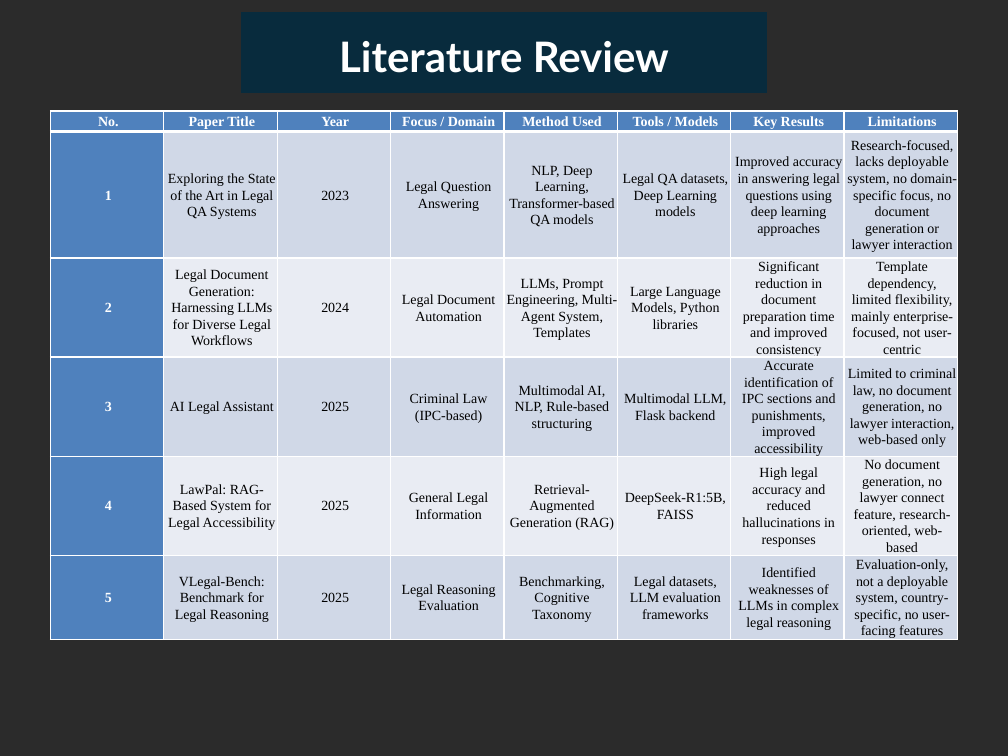
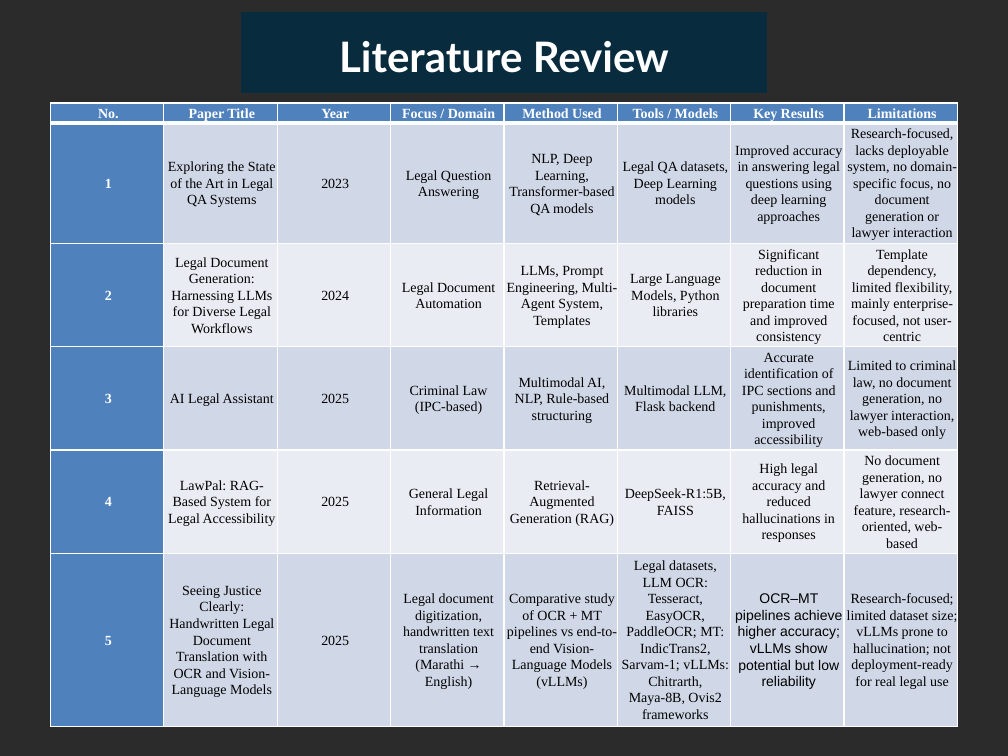
Before and after one commit to devdansty/LegalMatepk-, a slide deck: slide 7 of Documentation/presentation/07.1 - Progress Presentation_SDP1 - Filled.pptx. Drawn at 1008x756 pixels with LibreOffice and Linux fonts; fonts in the diff are those of the drawing; background and template pictures are left out; a plain dark background stands for a picture behind light text. Boxes give left, top, right and bottom in pixels: in the first picture for what was removed or moved away, otherwise in the second. Text is boxed around its words. In the diff, an @@ line names an element or a change of style, - is before the commit and + after.

Commit message:
modified presentation

```diff
--- a/Documentation/presentation/07.1 - Progress Presentation_SDP1 - Filled.pptx
+++ b/Documentation/presentation/07.1 - Progress Presentation_SDP1 - Filled.pptx
@@ table at (50,103,954,746) @@
-row 6: 5 | VLegal-Bench: Benchmark for Legal Reasoning | 2025 | Legal Reasoning Evaluation | Benchmarking, Cognitive Taxonomy | Legal datasets, LLM evaluation frameworks | Identified weaknesses of LLMs in complex legal reasoning | Evaluation-only, not a deployable system, country-specific, no user-facing features
+row 6: 5 | Seeing Justice Clearly: Handwritten Legal Document Translation with OCR and Vision-Language Models | 2025 | Legal document digitization, handwritten text translation (Marathi → English) | Comparative study of OCR + MT pipelines vs end-to-end Vision-Language Models (vLLMs) | Legal datasets, LLM OCR: Tesseract, EasyOCR, PaddleOCR; MT: IndicTrans2, Sarvam-1; vLLMs: Chitrarth, Maya-8B, Ovis2 frameworks | OCR–MT pipelines achieve higher accuracy; vLLMs show potential but low reliability | Research-focused; limited dataset size; vLLMs prone to hallucination; not deployment-ready for real legal use
@@ table: place and size @@
-table at (50,111,954,666)
+table at (50,103,954,746)
```
Also in this commit, not shown: 1 other slide changed, 4 slides added.
